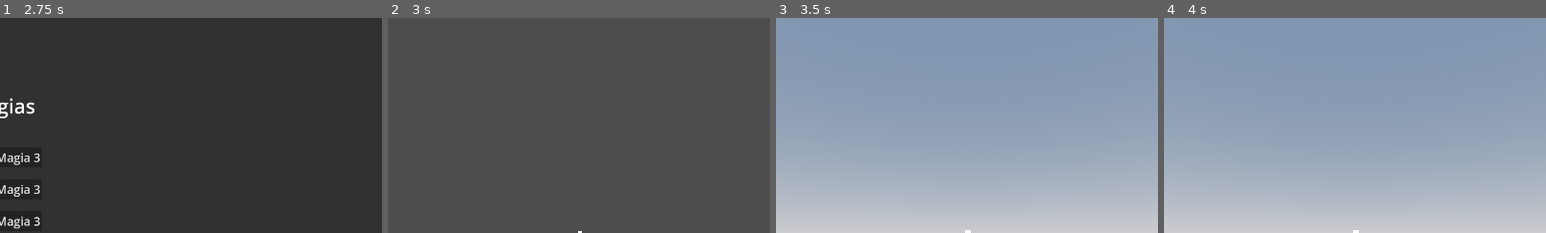
Above: before the commit, frames 1-4 (left to right).
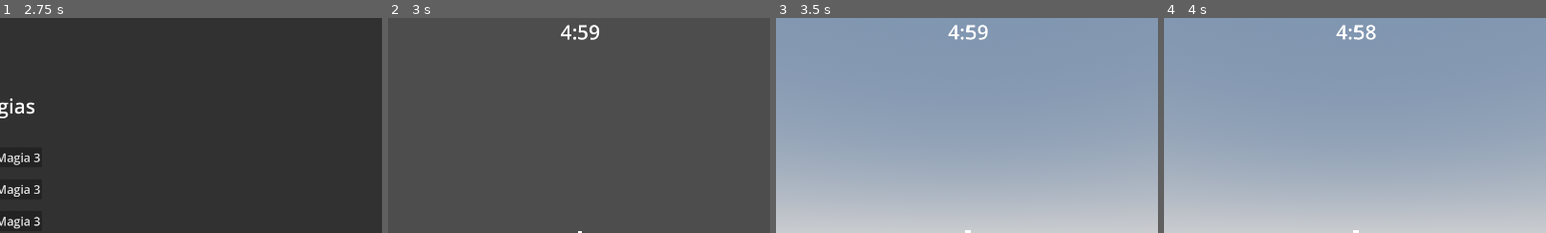
Above: after the commit, the same moments.

Repository: Isaaa43/Saudavel-e-Balanceado
Game: Godot game, scene res://cenas/main_game.tscn
Two runs of this game, one before a commit and one after it. Both use one fixed random seed, a clock stepped at 60 frames per second and the inputs below.
Inputs (mouse positions are % of the whole screen's width and height, from its top left):
- Up to frame 1 (2.75 s): click (50, 66) at 0.52 s; type "Alex" at 0.6 s; click "Jogar" at 1.25 s; click "Host" at 2 s
- Up to frame 2 (3 s): click "Começar Partida" at 2.75 s
- Up to frame 3 (3.5 s): no input
- Up to frame 4 (4 s): tap Enter at 3.5 s; move the mouse to (72, 45) at 3.52 s; hold D (direita) from 3.53 s (still down); click (72, 45) at 3.6 s; tap Space (pular) at 3.77 s
The pictures show only the part of the screen within x 25-75%, y 0-50%; the shares and areas given below are measured in that part.

Frame 1 is identical in both runs. In frame 2, 0.3% of the frame differs, in the area x 45-56%, y 3-11%; in frame 3, 0.3%; in frame 4, 0.3%.

Commit message:
feat: adicionado timer na partida
Criado timer da partida, que mostra o tempo na hud

Diff:
--- a/luta-magos/cenas/game/UI/hud_jogador.tscn
+++ b/luta-magos/cenas/game/UI/hud_jogador.tscn
@@ -234,3 +234,25 @@
 anchor_bottom = 1.0
 grow_vertical = 2
 color = Color(0, 0.6313726, 0.6, 1)
+
+[node name="Relogio" type="Control" parent="." unique_id=1493878235]
+layout_mode = 1
+anchors_preset = 5
+anchor_left = 0.5
+anchor_right = 0.5
+offset_left = -20.0
+offset_right = 20.0
+offset_bottom = 40.0
+grow_horizontal = 2
+
+[node name="LabelRelogio" type="Label" parent="Relogio" unique_id=1743959866]
+layout_mode = 1
+anchors_preset = 5
+anchor_left = 0.5
+anchor_right = 0.5
+offset_left = -38.5
+offset_right = 38.5
+offset_bottom = 42.0
+grow_horizontal = 2
+theme_override_font_sizes/font_size = 50
+text = "20:30"
--- a/luta-magos/cenas/game/game_adm.tscn
+++ b/luta-magos/cenas/game/game_adm.tscn
@@ -6,11 +6,18 @@
 [ext_resource type="PackedScene" uid="uid://b6h4x6lo81xq7" path="res://cenas/game/adminitradores/feiticos_adm.tscn" id="4_1kxph"]
 [ext_resource type="PackedScene" uid="uid://cqojyxy8t78mg" path="res://cenas/game/characters/jogador.tscn" id="4_e2ubu"]
 [ext_resource type="PackedScene" uid="uid://boh1ydvfouvwi" path="res://cenas/game/adminitradores/local_adm.tscn" id="7_e2ubu"]
+[ext_resource type="Script" uid="uid://bfeji57b58d5h" path="res://scripts/game/adms/timer_adm.gd" id="7_ewmxn"]
 
-[node name="GameAdm" type="Node" unique_id=773607251 node_paths=PackedStringArray("jogadores_adm", "local_adm")]
+[sub_resource type="SceneReplicationConfig" id="SceneReplicationConfig_p8iwo"]
+properties/0/path = NodePath(".:tempo_restante_seg")
+properties/0/spawn = true
+properties/0/replication_mode = 1
+
+[node name="GameAdm" type="Node" unique_id=773607251 node_paths=PackedStringArray("jogadores_adm", "local_adm", "timer_adm")]
 script = ExtResource("1_3lst8")
 jogadores_adm = NodePath("JogadoresAdm")
 local_adm = NodePath("LocalAdm")
+timer_adm = NodePath("TimerAdm")
 
 [node name="JogadoresAdm" parent="." unique_id=93310562 instance=ExtResource("2_j0w0j")]
 JOGADOR_REF = ExtResource("4_e2ubu")
@@ -22,6 +29,12 @@
 
 [node name="LocalAdm" parent="." unique_id=198701727 instance=ExtResource("7_e2ubu")]
 
+[node name="TimerAdm" type="Node" parent="." unique_id=1760318578]
+script = ExtResource("7_ewmxn")
+
+[node name="MultiplayerSynchronizer" type="MultiplayerSynchronizer" parent="TimerAdm" unique_id=1764339154]
+replication_config = SubResource("SceneReplicationConfig_p8iwo")
+
 [editable path="JogadoresAdm"]
 [editable path="MapaAdm"]
 [editable path="FeiticosAdm"]
--- a/luta-magos/scripts/game/UI/hud_jogador.gd
+++ b/luta-magos/scripts/game/UI/hud_jogador.gd
@@ -9,6 +9,8 @@
 @onready var color_rect_mana_baixo: ColorRect = $Mana/ColorRectManaBaixo
 @onready var color_rect_mana: ColorRect = $Mana/ColorRectMana
 @onready var label_mana_valor: Label = $Mana/LabelManaValor
+
+@onready var label_relogio: Label = $Relogio/LabelRelogio
 
 func _ready() -> void:
 	selecionar_magia(0)
@@ -29,3 +31,8 @@
 func mostrar_mana(porcent_mana: float) -> void:
 	color_rect_mana.size.x = color_rect_mana_baixo.size.x * porcent_mana
 	label_mana_valor.text = String.num(porcent_mana * 100, 2) + "%"
+
+func atualizar_tempo_restante_seg(_tempo_restante_seg: float) -> void:
+	var seg: int = int(_tempo_restante_seg) % 60
+	var min: int = int((_tempo_restante_seg - seg) / 60)
+	label_relogio.text = str(min) + ":" + str(seg)
--- a/luta-magos/scripts/game/adms/game_adm.gd
+++ b/luta-magos/scripts/game/adms/game_adm.gd
@@ -3,11 +3,16 @@
 
 @export var jogadores_adm : JogadoresAdm
 @export var local_adm : LocalAdm
+@export var timer_adm: TimerAdm
 
 func _ready() -> void:
 	# ajustar sinais
 	jogadores_adm.recebido_jogador_authority.connect(local_adm.ajusta_para_jogador)
 	jogadores_adm.recebido_dados_jog_authority.connect(local_adm.ajusta_dados_jogador)
+	timer_adm.tempo_atualizado.connect(local_adm.ajusta_tempo_partida)
+
+	#TODO: hmm lugar melhot
+	timer_adm.iniciar()
 
 func _process(_delta: float) -> void:
 	if Input.is_action_just_pressed("debug"):
--- a/luta-magos/scripts/game/adms/local_adm.gd
+++ b/luta-magos/scripts/game/adms/local_adm.gd
@@ -21,6 +21,9 @@
 	# passa o id do jogador para o lancador de feiticos
 	lancador_feiticos.jogador_id = jogador.dados_jogador.peer_id
 
+func ajusta_tempo_partida(_tempo_restante_seg: float) -> void:
+	hud.atualizar_tempo_restante_seg(_tempo_restante_seg)
+
 func _ajustar_hud() -> void:
 	# conectar hud as mudanca de atributos do jogador
 	jogador.sistema_vida.mudanca_vida.connect(hud.mostrar_vida)
--- /dev/null
+++ b/luta-magos/scripts/game/adms/timer_adm.gd
@@ -0,0 +1,46 @@
+class_name TimerAdm
+extends Node
+
+signal tempo_esgotado
+signal tempo_atualizado(tempo_restante_seg: float)
+
+## Duracao da partida
+@export var duracao_seg: float = 300.0
+
+@onready var multiplayer_synchronizer: MultiplayerSynchronizer = $MultiplayerSynchronizer
+
+## Tempo atual da partida
+## [br]
+## [b]Nao deve ser alterado![/b] Apenas usado para sincronizacao
+@export var tempo_restante_seg: float = 0.0 :
+	set(_tempo_restante_seg):
+		tempo_restante_seg = _tempo_restante_seg
+		tempo_atualizado.emit(tempo_restante_seg)
+
+var rodando: bool = false
+
+func _ready() -> void:
+	# so executa a fisica se for o server
+	set_physics_process(multiplayer.is_server())
+	set_multiplayer_authority(Network.SERVER_ID)
+	#multiplayer_synchronizer.set_multiplayer_authority(Network.SERVER_ID)
+
+func iniciar() -> void:
+	if not multiplayer.is_server(): return
+	tempo_restante_seg = duracao_seg
+	rodando = true
+
+func parar() -> void:
+	if not multiplayer.is_server(): return
+	rodando = false
+
+func _physics_process(delta: float) -> void:
+	if not rodando: return
+	# atualiza o tempo_restante
+	tempo_restante_seg -= delta
+	tempo_atualizado.emit(tempo_restante_seg)
+	# se acabou o tempo, pare, e emita tempo_esgotado
+	if tempo_restante_seg <= 0.0:
+		tempo_restante_seg = 0.0
+		rodando = false
+		tempo_esgotado.emit()
Not shown, added: luta-magos/scripts/game/adms/timer_adm.gd.uid
